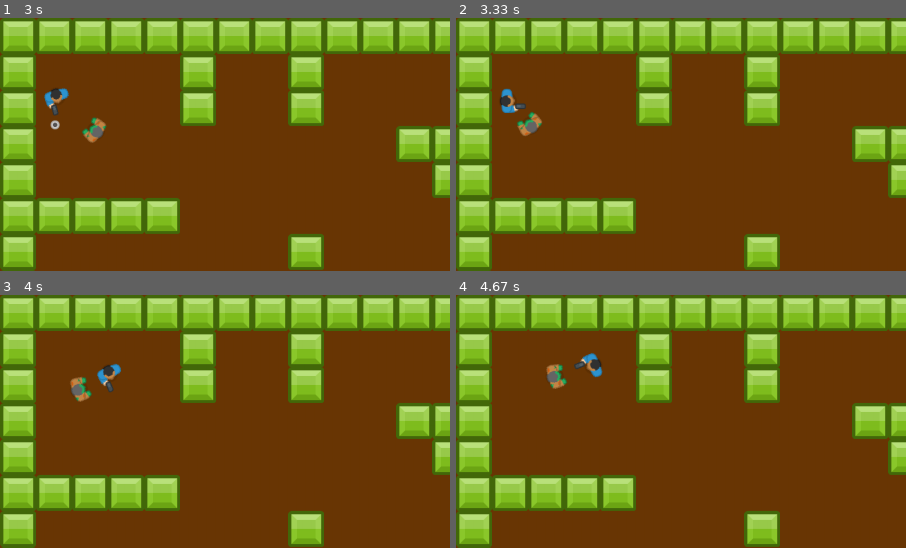
Above: before the commit, frames 1-4 (two rows, left to right).
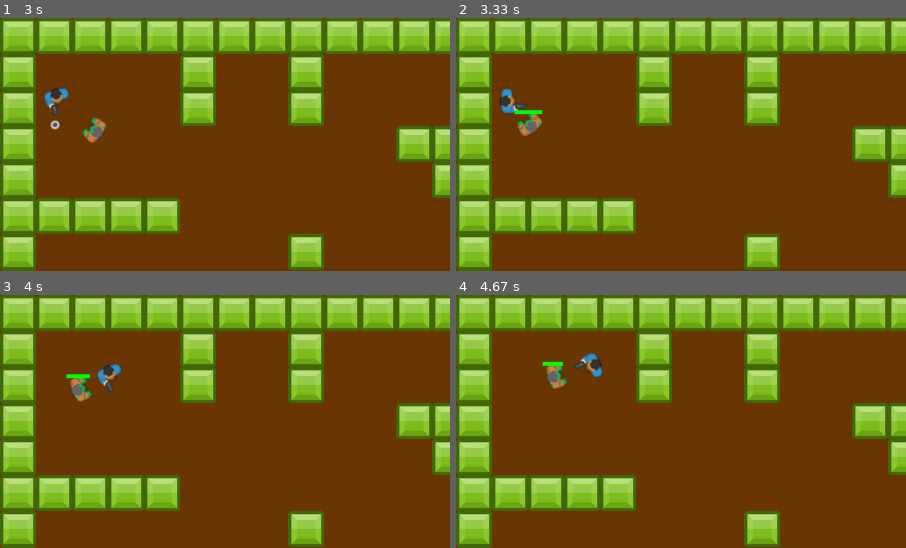
Above: after the commit, the same moments.

Repository: oboat9/Generic-Dungeon-Game
Game: pygame game, started from main.py
Two runs of this game, one before a commit and one after it. Both use one fixed random seed, a clock stepped at 60 frames per second and the inputs below.
Inputs:
- Up to frame 1 (3 s): tap Space at 0.33, 0.73, 1.03, 1.23, 1.57, 1.87, 2.07, 2.37, 2.63, 2.97 s; hold Right 0.67-1.13 s; hold Up 1.17-1.47 s; hold Right 1.5-1.97 s; hold Left 2-2.53 s; hold Down 2.57-2.87 s; hold Left from 2.9 s (still down)
- Up to frame 2 (3.33 s): tap Space at 3.27 s; release Left at 3.3 s
- Up to frame 3 (4 s): hold Up 3.33-3.7 s; tap Space at 3.4, 3.8 s; hold Right from 3.73 s (still down)
- Up to frame 4 (4.67 s): tap Space at 4.1, 4.47 s; release Right at 4.37 s; hold Down from 4.4 s (still down)
The pictures show only the part of the screen within x 0-50%, y 0-50%; the shares and areas given below are measured in that part.

Frame 1 is identical in both runs. In frame 2, 0.1% of the frame differs, in the area x 12-20%, y 36-39%; in frame 3, 0.1%; in frame 4, less than 0.1%.

Commit message:
added mob health indicator/bar

Diff:
--- a/main.py
+++ b/main.py
@@ -105,6 +105,8 @@
         self.screen.fill(BGCOLOR)
         #self.draw_grid()
         for sprite in self.all_sprites:
+            if isinstance(sprite, Mob):
+                sprite.draw_health()
             self.screen.blit(sprite.image, self.camera.apply(sprite))
         #drawing player hitbox for debug
             ##pg.draw.rect(self.screen, WHITE, self.camera.apply(self.player), 2)
--- a/sprites.py
+++ b/sprites.py
@@ -176,6 +176,20 @@
         if self.health <= 0:
             self.kill()
 
+    def draw_health(self):
+        if self.health > 60:
+            col = GREEN
+        elif self.health > 30:
+            col = YELLOW
+        else:
+            col = RED
+
+        width = int(self.rect.width * self.health/100)
+        self.health_bar = pg.Rect(0,0, width, 7)
+
+        if self.health < 100:
+            pg.draw.rect(self.image, col, self.health_bar)
+
 
 class Wall(pg.sprite.Sprite):
     def __init__(self, game, x, y):
